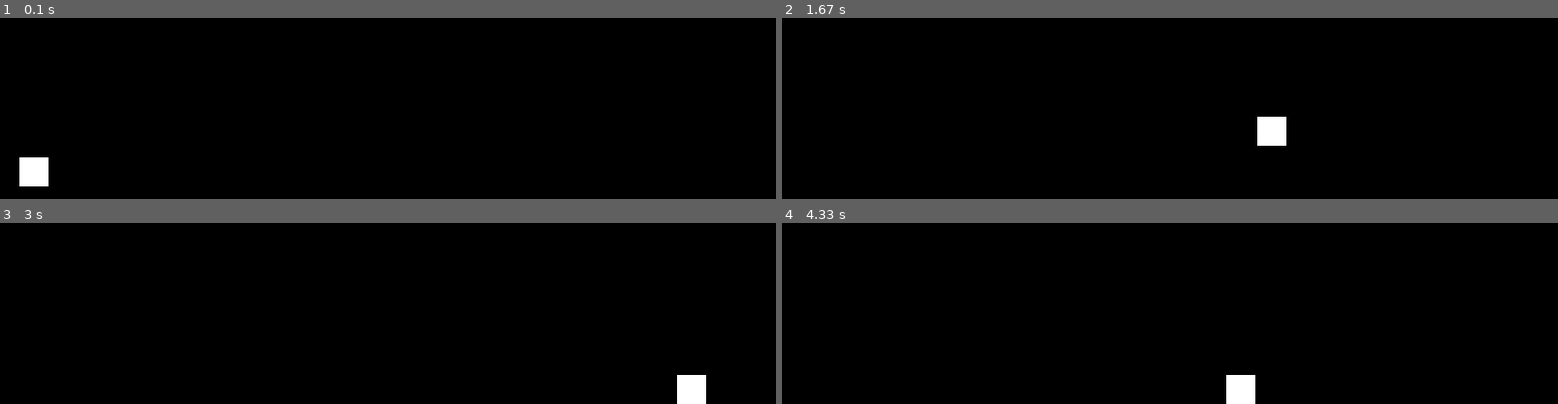
Above: before the commit, frames 1-4 (two rows, left to right).
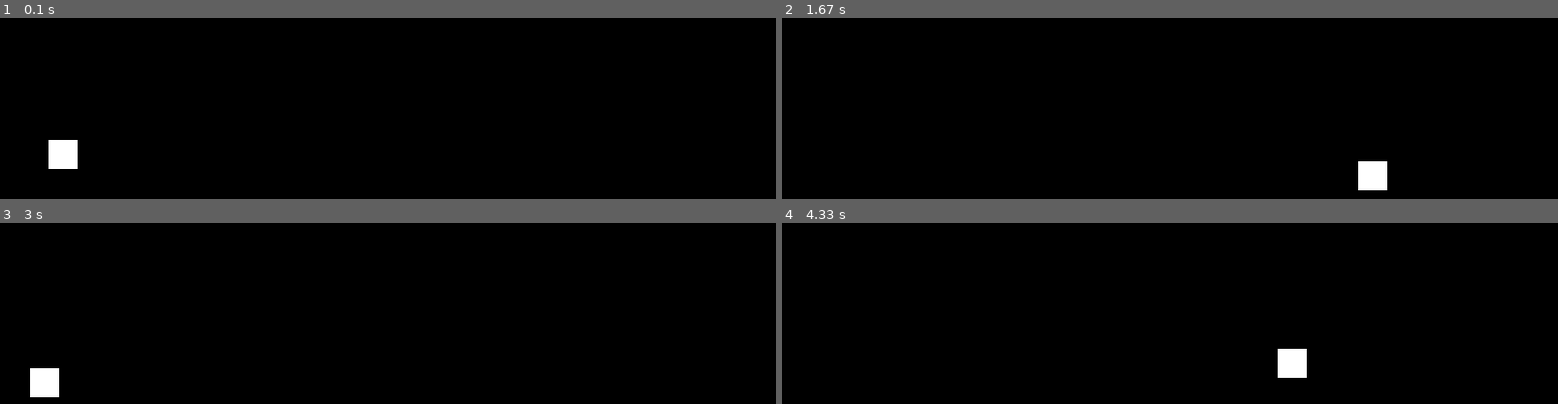
Above: after the commit, the same moments.

Repository: NoahSchiro/pygame-testing
Game: pygame game, started from Parabolic motion/main.py
Same seed, same stepped clock (60 frames per second), same inputs: the game is played once before the commit and once after it.
Inputs:
- Up to frame 1 (0.1 s): no input
- Up to frame 2 (1.67 s): no input
- Up to frame 3 (3 s): no input
- Up to frame 4 (4.33 s): no input

The runs differ from the first frame. In frame 1, 1.2% of the frame differs, in the area x 2-10%, y 67-94%; in frame 2, 1.2%; in frame 3, 1.2%; in frame 4, 1.2%.

Commit message:
Pong update

Diff:
--- a/Parabolic motion/main.py
+++ b/Parabolic motion/main.py
@@ -8,13 +8,13 @@
 
 WIN = pygame.display.set_mode((WIDTH, HEIGHT))
 pygame.display.set_caption("Gravity")
-FPS = 60
+FPS = 120
 clock = pygame.time.Clock()
 
 rectSize = 30
-dy = -3      # Object velocity
+dy = -3        # Object velocity
 dx = 5
-gravity = 0.05    # Object acceleration
+gravity = 0.03    # Object acceleration
 
 
 rect = pygame.Rect(0, HEIGHT - rectSize - 1, rectSize, rectSize)
@@ -36,10 +36,10 @@
     rect.x += dx
 
     if rect.y >= HEIGHT - rectSize or rect.y <= 0:
-        dy *= -0.7
+        dy *= -0.75
 
     if rect.x >= WIDTH - rectSize or rect.x <= 0:
-        dx *= -0.7
+        dx *= -0.75
 
 
 
--- a/Totally not pong/main.py
+++ b/Totally not pong/main.py
@@ -8,19 +8,54 @@
 
 WIN = pygame.display.set_mode((WIDTH, HEIGHT))
 pygame.display.set_caption("Totally not pong")
-FPS = 60
+FPS = 120
 clock = pygame.time.Clock()
 
+class Paddle(pygame.sprite.Sprite):
 
-playerWidth = 10
-playerHeight = 100
-dy = 3
+    def __init__(self):
+
+        pygame.sprite.Sprite.__init__(self)
+        self.image = pygame.Surface([10, 75])
+        self.image.fill(WHITE)
+        self.rect = self.image.get_rect()
+
+        self.points = 0
+
+class Ball(pygame.sprite.Sprite):
+
+    def __init__(self):
+
+        pygame.sprite.Sprite.__init__(self)
+        self.image = pygame.Surface([10,10])
+        self.image.fill(WHITE)
+        self.rect = self.image.get_rect()
+        self.speed = 15
+        self.dx = -1
+        self.dy = 1
 
 
-player1 = pygame.draw.rect(WIN, WHITE, (0 + 20, HEIGHT/2, playerWidth, playerHeight))
+paddleSpeed = 4
 
-player2 = pygame.draw.rect(WIN, WHITE, (WIDTH - 20 - playerWidth, HEIGHT/2, playerWidth, playerHeight))
+paddle1 = Paddle()
+paddle1.rect.x = 10
+paddle1.rect.y = HEIGHT/2
 
+paddle2 = Paddle()
+paddle2.rect.x = WIDTH - 10 - 10
+paddle2.rect.y = HEIGHT/2
+
+pong = Ball()
+pong.rect.x = WIDTH / 2
+pong.rect.y = HEIGHT / 2
+
+all_sprites = pygame.sprite.Group()
+all_sprites.add(paddle1,paddle2,pong)
+
+def draw_screen():
+    WIN.fill(BLACK)
+    all_sprites.draw(WIN)
+    pygame.display.update()
 
 while 1:
 
@@ -31,11 +66,50 @@
 
     # Capped FPS
     clock.tick(FPS)
-    WIN.fill(BLACK)
 
-    pygame.draw.rect(WIN, WHITE, player1)
-    pygame.draw.rect(WIN, WHITE, player2)
+    # Checks for key presses to move the paddles
+    key = pygame.key.get_pressed()
+    if key[pygame.K_w]:
+        paddle1.rect.y -= paddleSpeed
+    if key[pygame.K_s]:
+        paddle1.rect.y += paddleSpeed
+    if key[pygame.K_DOWN]:
+        paddle2.rect.y += paddleSpeed
+    if key[pygame.K_UP]:
+        paddle2.rect.y -= paddleSpeed
 
-    if
+    # Moves the ball at set speed
+    pong.rect.x += pong.dx
+    pong.rect.y += pong.dy
 
-    pygame.display.update()
+    # Pong collision detection
+    if pong.rect.y >= HEIGHT - 10 or pong.rect.y <= 0:
+        pong.dy *= -1
+
+    if pong.rect.x >= WIDTH - 10 or pong.rect.x <= 0:
+        pong.rect.y = HEIGHT / 2
+        pong.rect.x = WIDTH / 2
+
+    # Paddle collision detection
+    if paddle1.rect.y >= HEIGHT - 75:
+        paddle1.rect.y = HEIGHT - 75
+    if paddle1.rect.y <= 0:
+        paddle1.rect.y = 0
+    if paddle2.rect.y >= HEIGHT - 75:
+        paddle2.rect.y = HEIGHT - 75
+    if paddle2.rect.y <= 0:
+        paddle2.rect.y = 0
+
+    # Pong/paddle collision detection
+    if paddle1.rect.colliderect(pong):
+        pong.dx *= -1
+    if paddle2.rect.colliderect(pong):
+        pong.dx *= -1
+
+    # Win detection
+    #if pong.rect.x <= 0:
+        #Win statement for player 2
+    #if pong.rect.x >= WIDTH - 10:
+        #Win statement for player 1
+
+    draw_screen()
